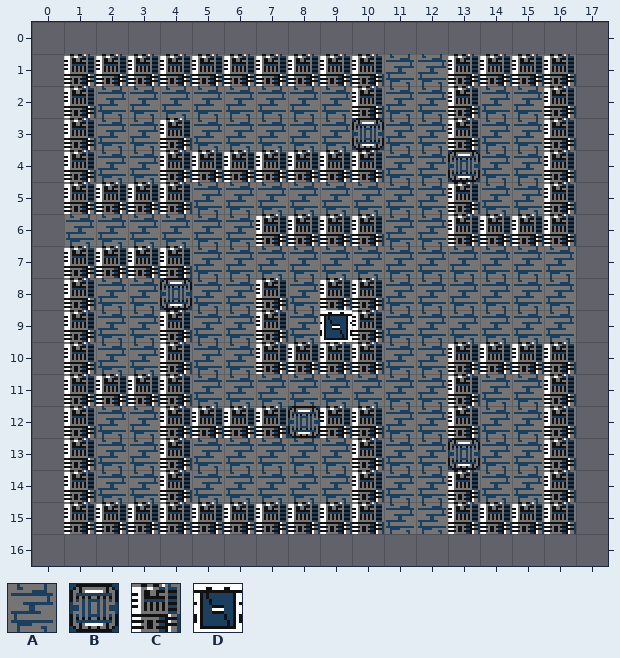
An edit to a level. Tiled map, tiled/hospital.tmx. This is how it looked before the edit.
Cells are 16x16 px. Shown: x 0..17, y 0..16. The old version is drawn lined up with the new one.
Key: from "tileset": A 37, B 39, C 40, D 43.
_ is an empty cell.
Objects are placed by their top-left corner, in cells (3,4 is the top-left corner of cell 3,4); size is 1x1 cell unless given.
Layer "tilemap" before, first column x 0:
 0 __________________
 1 _CCCCCCCCCCAACCCC_
 2 _CAAAAAAAACAACAAC_
 3 _CAACAAAAABAACAAC_
 4 _CAACCCCCCCAABAAC_
 5 _CCCCAAAAAAAACAAC_
 6 _AAAAAACCCCAACCCC_
 7 _CCCCAAAAAAAAAAAA_
 8 _CAABAACACCAAAAAA_
 9 _CAACAACADCAAAAAA_
10 _CAACAACCCCAACCCC_
11 _CCCCAAAAAAAACAAC_
12 _CAACCCCBCCAACAAC_
13 _CAACAAAAACAABAAC_
14 _CAACAAAAACAACAAC_
15 _CCCCCCCCCCAACCCC_
16 __________________
Now the later version:
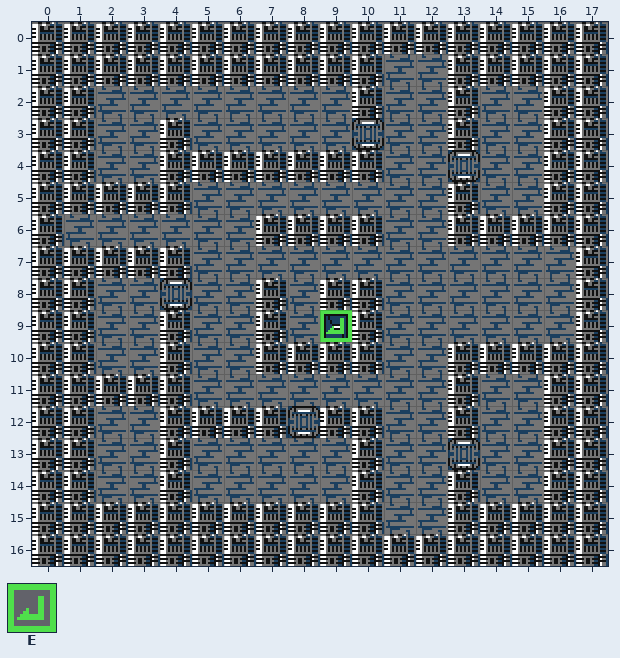
Further tiles: from "tileset": E 241.
Commit message: :+1: 「びょういん」にマップ移動イベントを実装，マップのサイズを調整
The exact change:
map size 16x15 -> 18x17 cells (old content now starts at 1,1; both pictures use the new coordinates)
Layer "tilemap":
Tile C now appears in row 0 at x 0 to 17; in rows 1 to 15 at x 0 and 17; in row 16 at x 0 to 17.
Layer "object" (added):
A new object: E "administrative_area" at 9,9.
